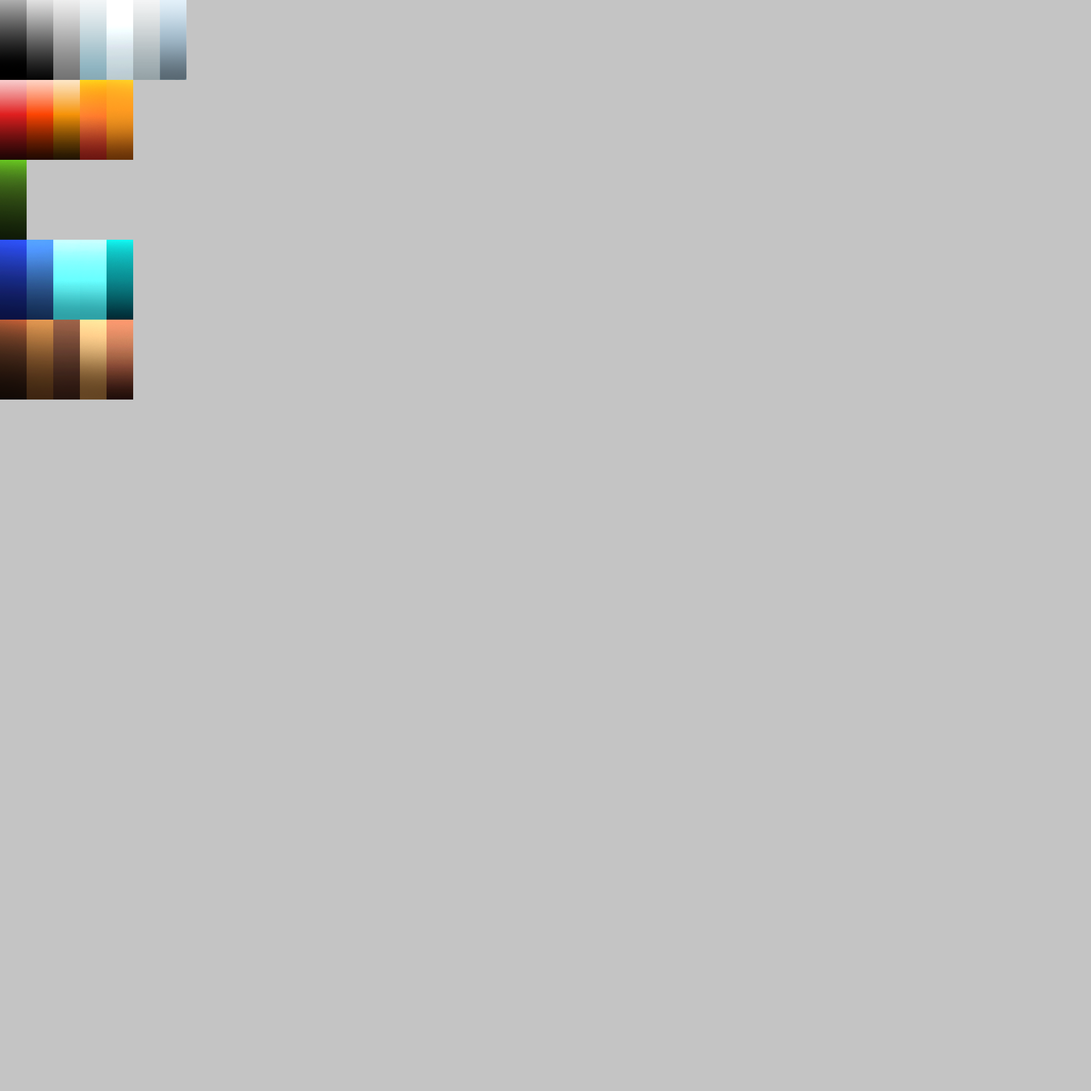
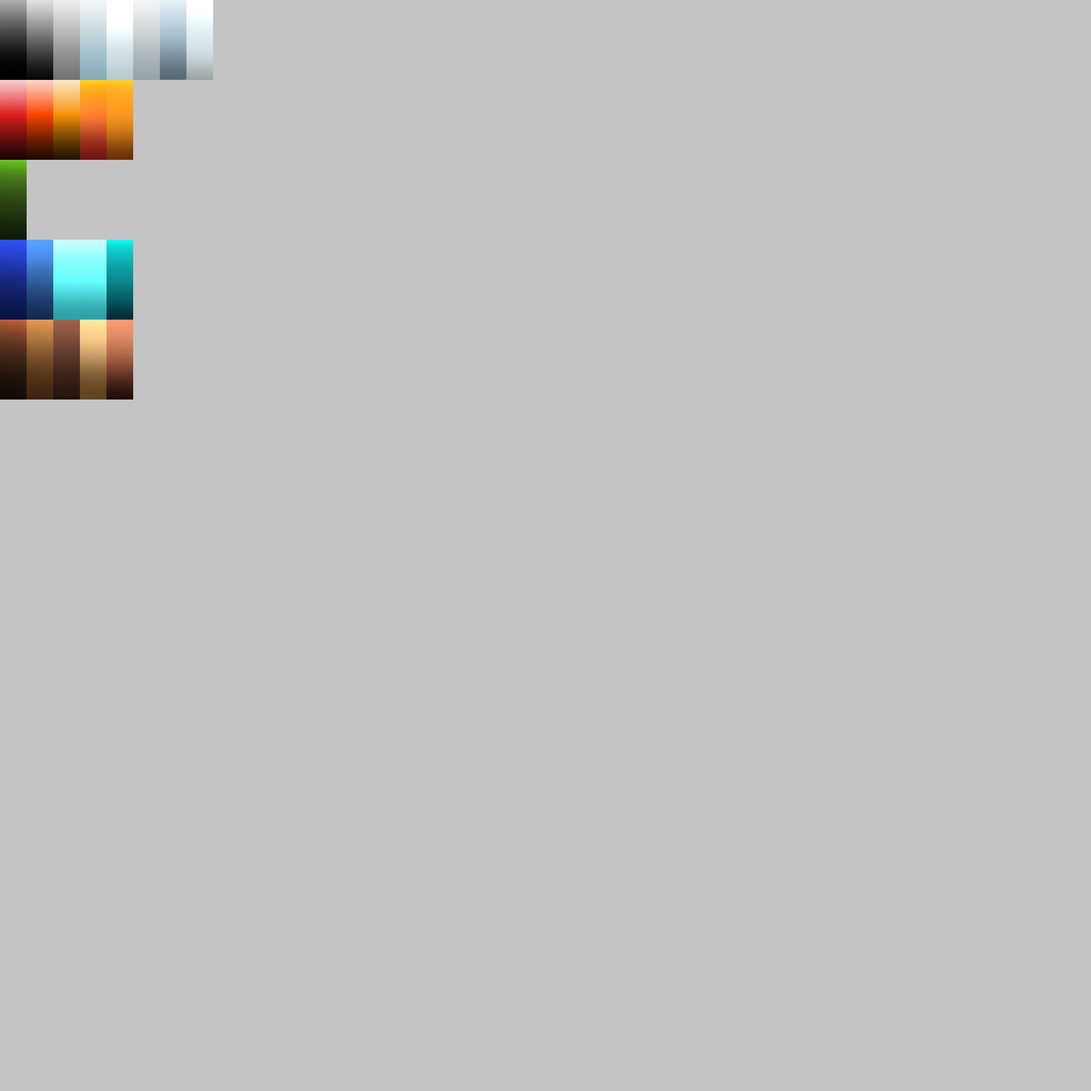
Layered file, before and after one edit (1091 x 1091). Changes by layer:
added layer "Layer 1 copy 21" above "Layer 1 copy 12" over bbox(186, 0, 214, 80)
